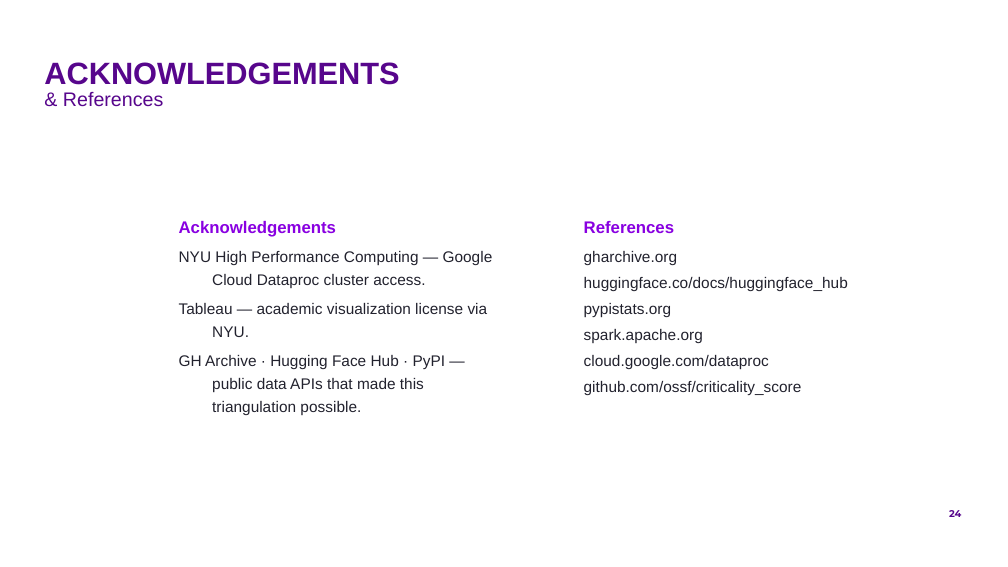
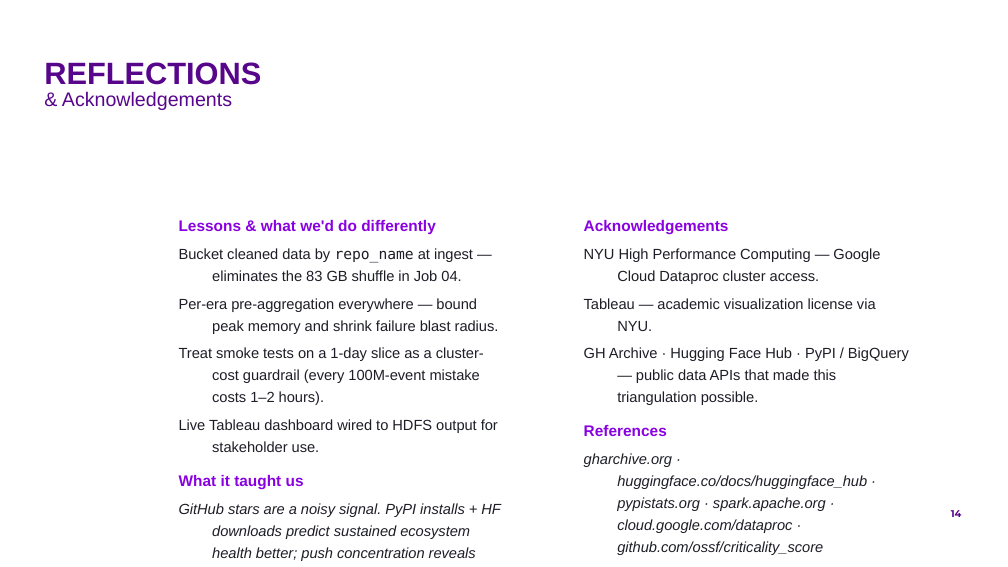
Before and after one commit to by2566-hash/OSS_Pulse, a slide deck: slide 14 of report/presentation/group9_oss_pulse.pptx (slide 24 before the commit). Drawn at 1008x567 pixels with LibreOffice and Linux fonts; fonts in the diff are those of the drawing; background and template pictures are left out. Boxes give left, top, right and bottom in pixels: in the first picture for what was removed or moved away, otherwise in the second. Text is boxed around its words. In the diff, an @@ line names an element or a change of style, - is before the commit and + after.

```diff
--- a/report/presentation/group9_oss_pulse.pptx
+++ b/report/presentation/group9_oss_pulse.pptx
@@ title at [44,62,261,110]: text changed; size 22 to 14 pt; bold off @@
-ACKNOWLEDGEMENTS
-& References
+REFLECTIONS
+& Acknowledgements
@@ text at [179,220,500,561]: text changed; size 11 to 10.5 pt; text colour #22222E to #1E1E28 @@
-Acknowledgements
-NYU High Performance Computing — Google Cloud Dataproc cluster access.
-Tableau — academic visualization license via NYU.
-GH Archive · Hugging Face Hub · PyPI — public data APIs that made this triangulation possible.
+Lessons & what we'd do differently
+Bucket cleaned data by repo_name at ingest — eliminates the 83 GB shuffle in Job 04.
+Per-era pre-aggregation everywhere — bound peak memory and shrink failure blast radius.
+Treat smoke tests on a 1-day slice as a cluster-cost guardrail (every 100M-event mistake costs 1–2 hours).
+Live Tableau dashboard wired to HDFS output for stakeholder use.
+What it taught us
+GitHub stars are a noisy signal. PyPI installs + HF downloads predict sustained ecosystem health better; push concentration reveals single-maintainer risk invisible to star counts.
@@ text at [584,220,909,405]: paragraphs added @@
+Acknowledgements
+NYU High Performance Computing — Google Cloud Dataproc cluster access.
+Tableau — academic visualization license via NYU.
+GH Archive · Hugging Face Hub · PyPI / BigQuery — public data APIs that made this triangulation possible.
@@ text at [584,425,667,436]: size 12 to 11 pt in "References" @@
@@ text at [584,453,867,555]: text changed; size 11 to 10.5 pt; text colour #22222E to #1E1E28; italic on @@
-gharchive.org
-huggingface.co/docs/huggingface_hub
-pypistats.org
-spark.apache.org
-cloud.google.com/dataproc
-github.com/ossf/criticality_score
+gharchive.org · huggingface.co/docs/huggingface_hub · pypistats.org · spark.apache.org · cloud.google.com/dataproc · github.com/ossf/criticality_score
@@ page number at [951,510,962,517]: text changed @@
-24
+14
```
Also in this commit, not shown: 4 other slides changed, 10 slides added, 20 slides removed, 21 other files.
